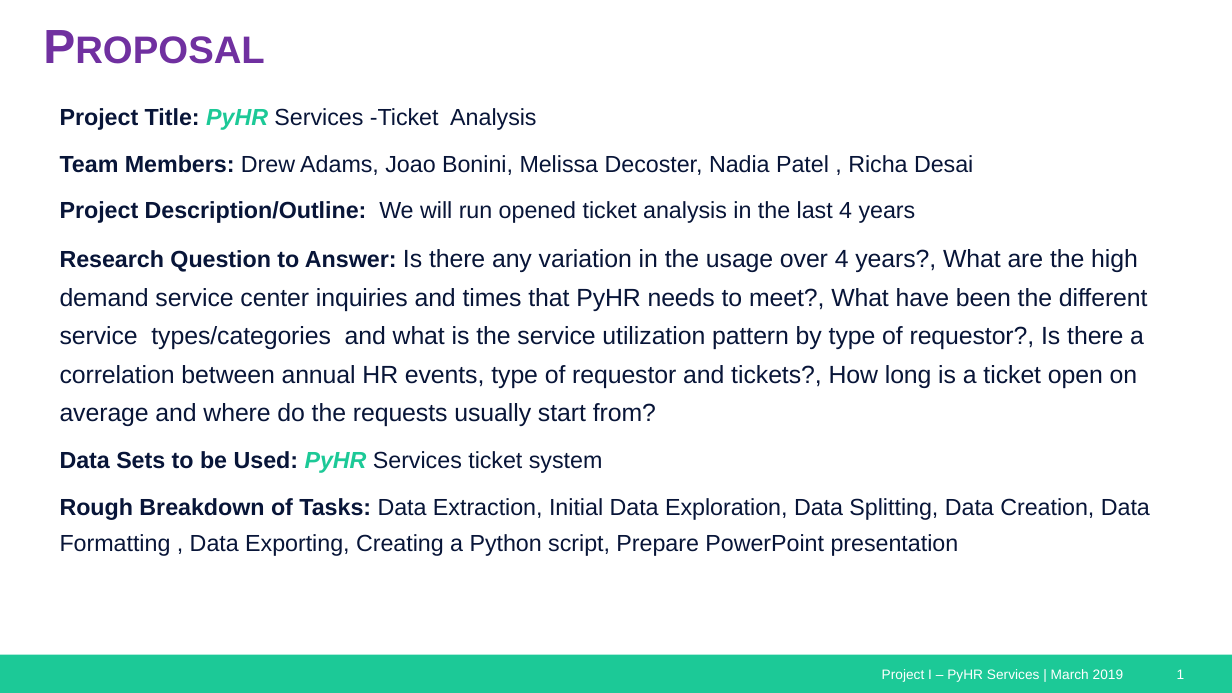
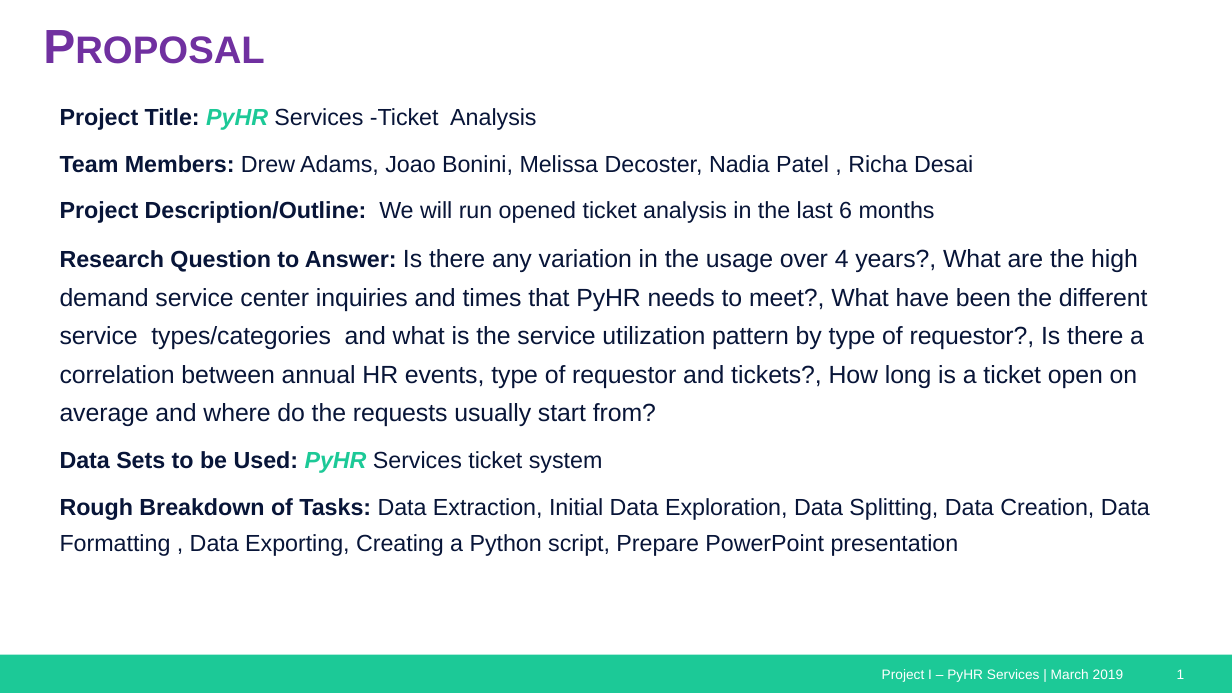
Before and after one commit to jvbonini/Project-I, a slide deck: slide 1 of Presentation/2_HRServices_Presentation_v3.pptx. Drawn at 1232x693 pixels with LibreOffice and Linux fonts; fonts in the diff are those of the drawing. Boxes give left, top, right and bottom in pixels: in the first picture for what was removed or moved away, otherwise in the second. Text is boxed around its words. In the diff, an @@ line names an element or a change of style, - is before the commit and + after.

```diff
--- a/Presentation/2_HRServices_Presentation_v3.pptx
+++ b/Presentation/2_HRServices_Presentation_v3.pptx
@@ text at <box>60,201,935,223</box>: text changed @@
-  Project Description/Outline: We will run opened ticket analysis in the last 4 years
+  Project Description/Outline: We will run opened ticket analysis in the last 6 months
```
Also in this commit, not shown: 8 other slides changed, 4 slides added, 9 slides removed, 3 other files.
